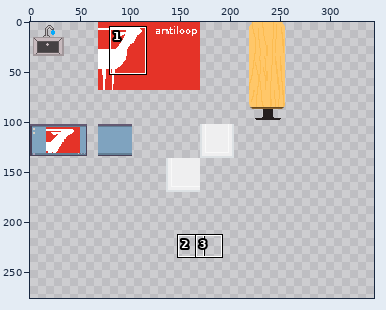
Sprite sheet -- src/assets/Antiloop_Workadventure.png. Above, an overview of the earlier version with the close-up marked.
Close-up. Before:
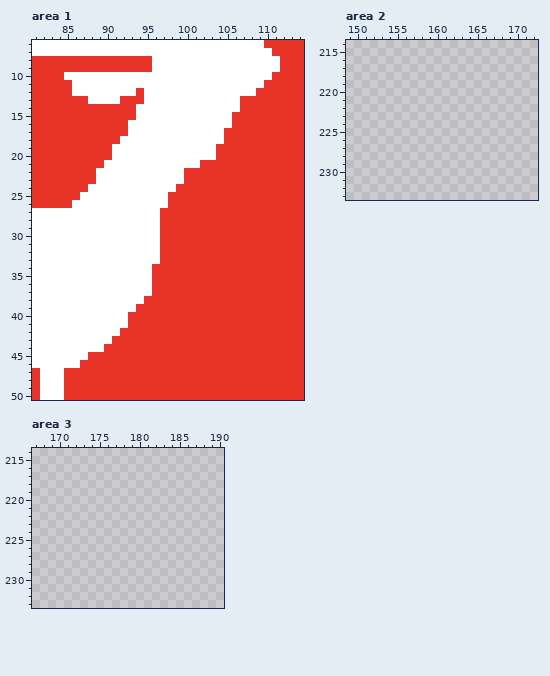
The file is 374x374 pixels. Pixels under 10% opacity are left out. Colours within 5 levels of each other are drawn and written as one. Shown: area 1: x 81..114, y 6..50; area 2: x 149..172, y 214..233; area 3: x 167..190, y 214..233. The wide view leaves out empty margins. The commit also changed other parts of the picture, which this record leaves out.
New version:
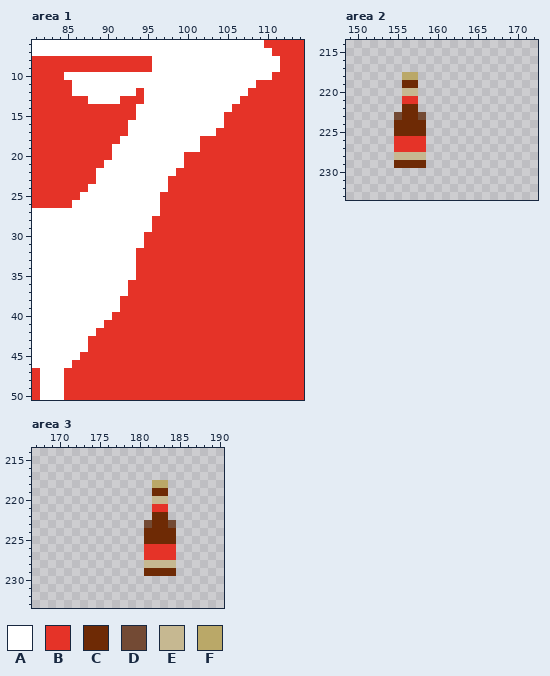
Palette (. is transparent): A #ffffff  B #e53328  C #6e2a05  D #734a34  E #c6b891  F #baa868
Difference:
--- area 1
@@ x 81..114 @@
 10 BBBBAAAAAAAAAAAAAAAAAAAAAAAAAABBBB
-11 BBBBBAAAAAAAAAAAAAAAAAAAAAAAABBBBB
-12 BBBBBAAAAAAAABAAAAAAAAAAAAAABBBBBB
+11 BBBBBAAAAAAAAAAAAAAAAAAAAAAABBBBBB
+12 BBBBBAAAAAAAABAAAAAAAAAAAAABBBBBBB
 13 BBBBBBBAAAABBBAAAAAAAAAAAABBBBBBBB
-14 BBBBBBBBBBBBBAAAAAAAAAAAAABBBBBBBB
-15 BBBBBBBBBBBBBAAAAAAAAAAAABBBBBBBBB
-16 BBBBBBBBBBBBAAAAAAAAAAAAABBBBBBBBB
-17 BBBBBBBBBBBBAAAAAAAAAAAABBBBBBBBBB
-18 BBBBBBBBBBBAAAAAAAAAAAAABBBBBBBBBB
-19 BBBBBBBBBBAAAAAAAAAAAAABBBBBBBBBBB
-20 BBBBBBBBBBAAAAAAAAAAAAABBBBBBBBBBB
-21 BBBBBBBBBAAAAAAAAAAAABBBBBBBBBBBBB
-22 BBBBBBBBAAAAAAAAAAABBBBBBBBBBBBBBB
-23 BBBBBBBBAAAAAAAAAAABBBBBBBBBBBBBBB
-24 BBBBBBBAAAAAAAAAAABBBBBBBBBBBBBBBB
-25 BBBBBBAAAAAAAAAAABBBBBBBBBBBBBBBBB
-26 BBBBBAAAAAAAAAAAABBBBBBBBBBBBBBBBB
+14 BBBBBBBBBBBBBAAAAAAAAAAAABBBBBBBBB
+15 BBBBBBBBBBBBBAAAAAAAAAAABBBBBBBBBB
+16 BBBBBBBBBBBBAAAAAAAAAAAABBBBBBBBBB
+17 BBBBBBBBBBBBAAAAAAAAAAABBBBBBBBBBB
+18 BBBBBBBBBBBAAAAAAAAAABBBBBBBBBBBBB
+19 BBBBBBBBBBAAAAAAAAAAABBBBBBBBBBBBB
+20 BBBBBBBBBBAAAAAAAAABBBBBBBBBBBBBBB
+21 BBBBBBBBBAAAAAAAAAABBBBBBBBBBBBBBB
+22 BBBBBBBBAAAAAAAAAABBBBBBBBBBBBBBBB
+23 BBBBBBBBAAAAAAAAABBBBBBBBBBBBBBBBB
+24 BBBBBBBAAAAAAAAAABBBBBBBBBBBBBBBBB
+25 BBBBBBAAAAAAAAAABBBBBBBBBBBBBBBBBB
+26 BBBBBAAAAAAAAAAABBBBBBBBBBBBBBBBBB
 27 AAAAAAAAAAAAAAAABBBBBBBBBBBBBBBBBB
-28 AAAAAAAAAAAAAAAABBBBBBBBBBBBBBBBBB
-29 AAAAAAAAAAAAAAAABBBBBBBBBBBBBBBBBB
-30 AAAAAAAAAAAAAAAABBBBBBBBBBBBBBBBBB
-31 AAAAAAAAAAAAAAAABBBBBBBBBBBBBBBBBB
-32 AAAAAAAAAAAAAAAABBBBBBBBBBBBBBBBBB
-33 AAAAAAAAAAAAAAAABBBBBBBBBBBBBBBBBB
-34 AAAAAAAAAAAAAAABBBBBBBBBBBBBBBBBBB
-35 AAAAAAAAAAAAAAABBBBBBBBBBBBBBBBBBB
-36 AAAAAAAAAAAAAAABBBBBBBBBBBBBBBBBBB
-37 AAAAAAAAAAAAAAABBBBBBBBBBBBBBBBBBB
-38 AAAAAAAAAAAAAABBBBBBBBBBBBBBBBBBBB
-39 AAAAAAAAAAAAABBBBBBBBBBBBBBBBBBBBB
-40 AAAAAAAAAAAABBBBBBBBBBBBBBBBBBBBBB
-41 AAAAAAAAAAAABBBBBBBBBBBBBBBBBBBBBB
-42 AAAAAAAAAAABBBBBBBBBBBBBBBBBBBBBBB
-43 AAAAAAAAAABBBBBBBBBBBBBBBBBBBBBBBB
-44 AAAAAAAAABBBBBBBBBBBBBBBBBBBBBBBBB
-45 AAAAAAABBBBBBBBBBBBBBBBBBBBBBBBBBB
-46 AAAAAABBBBBBBBBBBBBBBBBBBBBBBBBBBB
+28 AAAAAAAAAAAAAAABBBBBBBBBBBBBBBBBBB
+29 AAAAAAAAAAAAAAABBBBBBBBBBBBBBBBBBB
+30 AAAAAAAAAAAAAABBBBBBBBBBBBBBBBBBBB
+31 AAAAAAAAAAAAAABBBBBBBBBBBBBBBBBBBB
+32 AAAAAAAAAAAAABBBBBBBBBBBBBBBBBBBBB
+33 AAAAAAAAAAAAABBBBBBBBBBBBBBBBBBBBB
+34 AAAAAAAAAAAAABBBBBBBBBBBBBBBBBBBBB
+35 AAAAAAAAAAAAABBBBBBBBBBBBBBBBBBBBB
+36 AAAAAAAAAAAABBBBBBBBBBBBBBBBBBBBBB
+37 AAAAAAAAAAAABBBBBBBBBBBBBBBBBBBBBB
+38 AAAAAAAAAAABBBBBBBBBBBBBBBBBBBBBBB
+39 AAAAAAAAAAABBBBBBBBBBBBBBBBBBBBBBB
+40 AAAAAAAAAABBBBBBBBBBBBBBBBBBBBBBBB
+41 AAAAAAAAABBBBBBBBBBBBBBBBBBBBBBBBB
+42 AAAAAAAABBBBBBBBBBBBBBBBBBBBBBBBBB
+43 AAAAAAABBBBBBBBBBBBBBBBBBBBBBBBBBB
+44 AAAAAAABBBBBBBBBBBBBBBBBBBBBBBBBBB
+45 AAAAAABBBBBBBBBBBBBBBBBBBBBBBBBBBB
+46 AAAAABBBBBBBBBBBBBBBBBBBBBBBBBBBBB
 47 BAAABBBBBBBBBBBBBBBBBBBBBBBBBBBBBB
--- area 2
@@ x 153..160 @@
 217 ........
-218 ........
-219 ........
-220 ........
-221 ........
-222 ........
-223 ........
-224 ........
-225 ........
-226 ........
-227 ........
-228 ........
-229 ........
+218 ...FF...
+219 ...CC...
+220 ...EE...
+221 ...BB...
+222 ...CC...
+223 ..DCCD..
+224 ..CCCC..
+225 ..CCCC..
+226 ..BBBB..
+227 ..BBBB..
+228 ..EEEE..
+229 ..CCCC..
 230 ........
--- area 3
@@ x 179..186 @@
 217 ........
-218 ........
-219 ........
-220 ........
-221 ........
-222 ........
-223 ........
-224 ........
-225 ........
-226 ........
-227 ........
-228 ........
-229 ........
+218 ...FF...
+219 ...CC...
+220 ...EE...
+221 ...BB...
+222 ...CC...
+223 ..DCCD..
+224 ..CCCC..
+225 ..CCCC..
+226 ..BBBB..
+227 ..BBBB..
+228 ..EEEE..
+229 ..CCCC..
 230 ........
